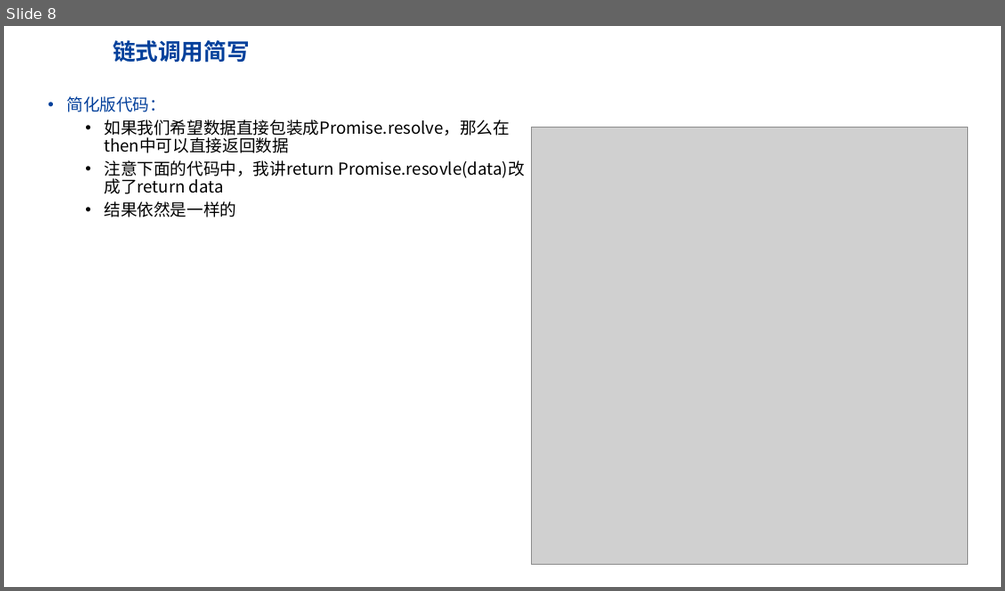
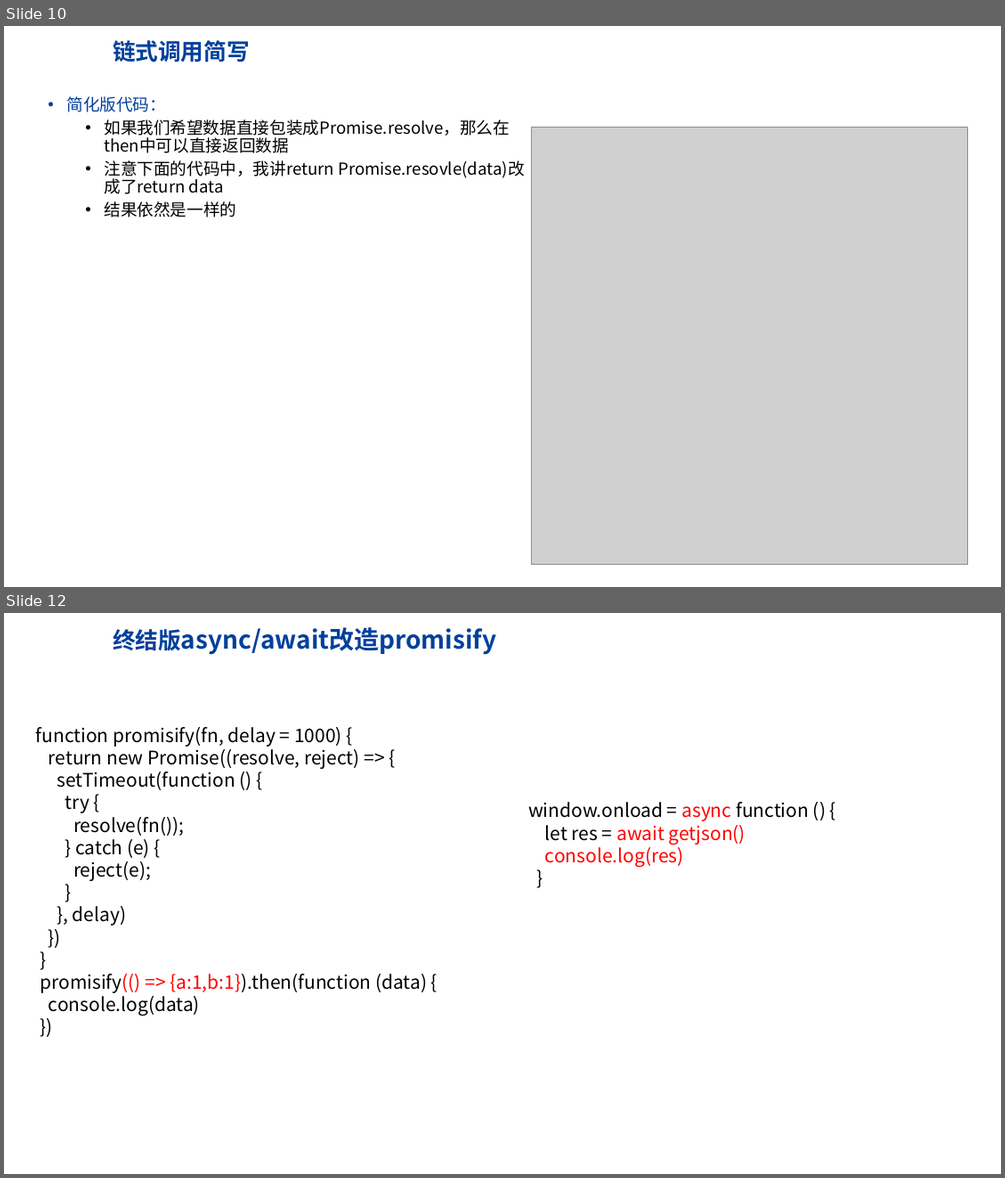
Before and after one commit to highh5/highh5.github.io, a slide deck: 其它提交/promise.pptx. Shown one above the other, each under a label of ours: slide 8 before the commit, slides 10 and 12 after it; the slides between them are not shown. The pictures are 1005x591 and 1005x1178 pixels, drawn with LibreOffice and Linux fonts; fonts in the diff are those of the drawing; grey boxes stand for pictures; background and template pictures are left out. Boxes give left, top, right and bottom in pixels: in the first picture for what was removed or moved away, otherwise in the second. Text is boxed around its words. In the diff, an @@ line names an element or a change of style, - is before the commit and + after.

```diff
--- a/其它提交/promise.pptx
+++ b/其它提交/promise.pptx
@@ slide 12 added at (4, 613, 1001, 1174), background #FFFFFF @@
@@ title added at (113, 627, 496, 655), 24 pt, text #03409B, bold @@
+终结版async/await改造promisify
@@ text added at (36, 727, 427, 1015), 18 pt, text #000000 @@
+function promisify(fn, delay = 1000) {
+return new Promise((resolve, reject) => {
+setTimeout(function () {
+try {
+resolve(fn());
+} catch (e) {
+reject(e);
+}
+}, delay)
+})
+}
+promisify(() => {a:1,b:1}).then(function (data) {
+console.log(data)
+})
@@ text added at (528, 802, 809, 867), 18 pt, text #FF0000 @@
+window.onload = async function () {
+let res = await getjson()
+console.log(res)
+}
@@ what was slide 8 is now slide 10 @@
```
Also in this commit, not shown: 2 slides changed, 3 other slides added, 38 other files.
